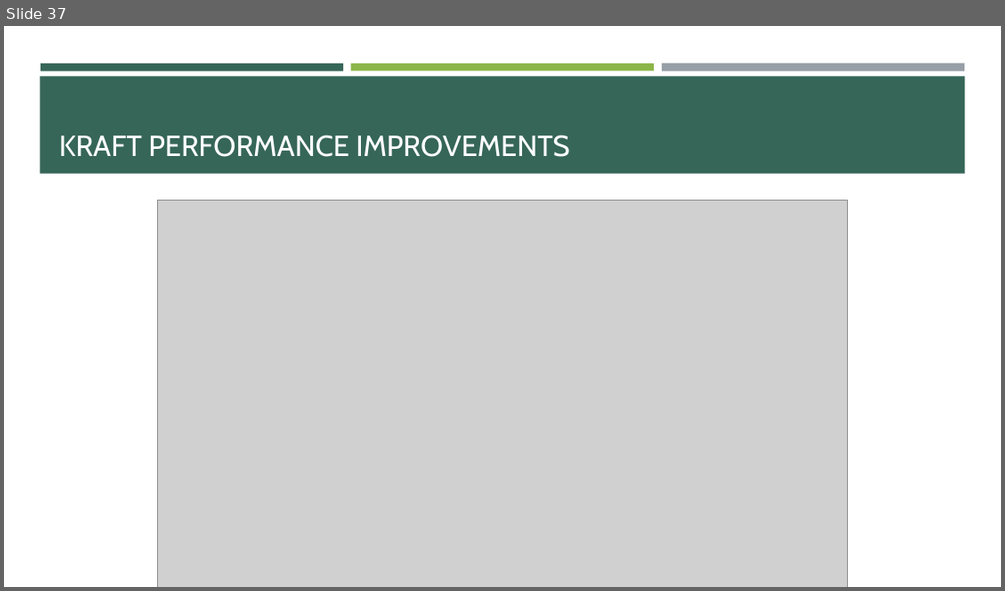
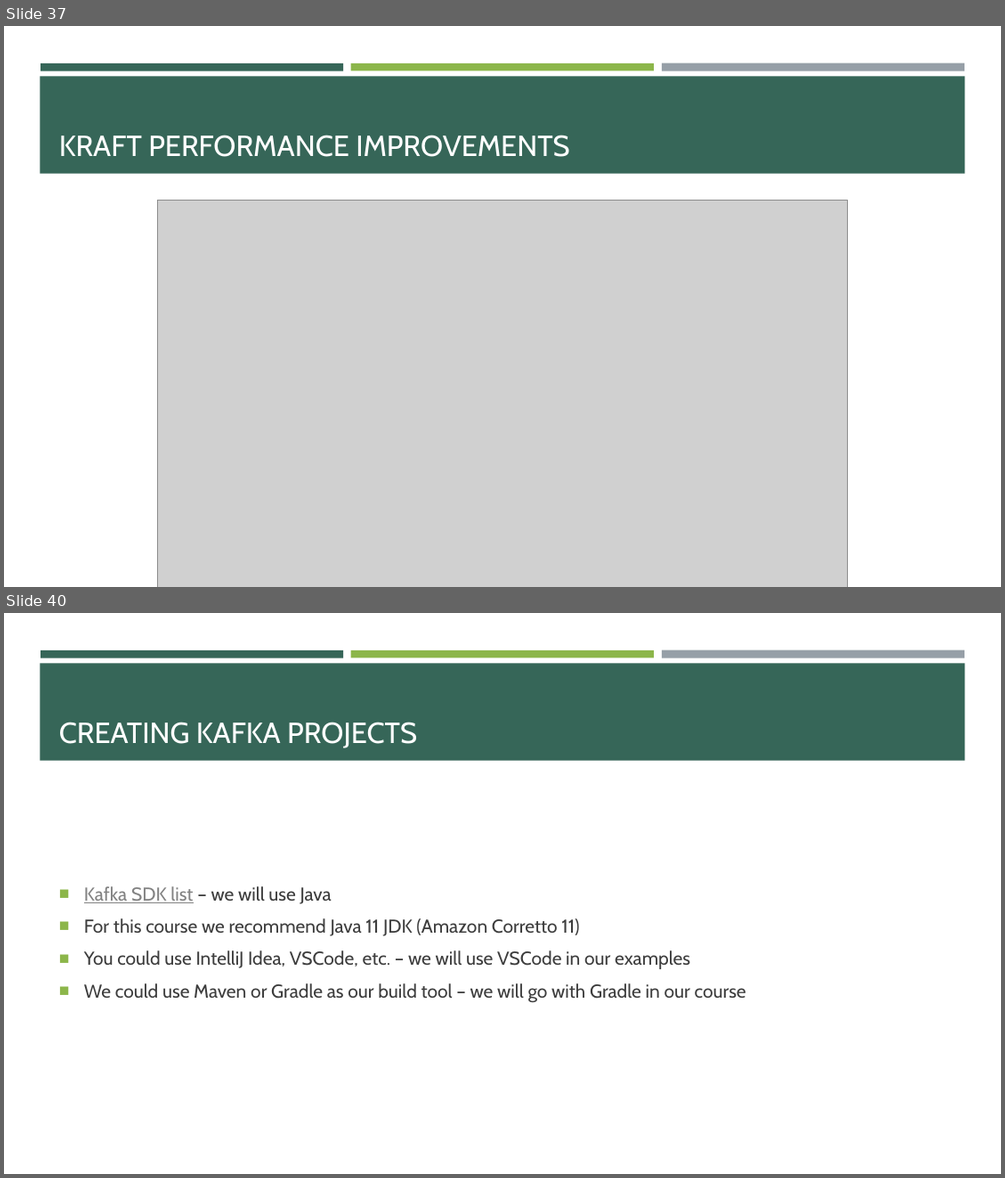
Before and after one commit to e-m-wilson/data_engineering, a slide deck: kafka/Kafka.pptx. Shown one above the other, each under a label of ours: slide 37 before the commit, slides 37 and 40 after it; the slides between them are not shown. The pictures are 1005x591 and 1005x1178 pixels, drawn with LibreOffice and Linux fonts; fonts in the diff are those of the drawing; grey boxes stand for pictures. Boxes give left, top, right and bottom in pixels: in the first picture for what was removed or moved away, otherwise in the second. Text is boxed around its words. In the diff, an @@ line names an element or a change of style, - is before the commit and + after.

```diff
--- a/kafka/Kafka.pptx
+++ b/kafka/Kafka.pptx
@@ slide 40 added at (4,613,1001,1174), background #FFFFFF; not listed: 4 template elements that a slide beside it also shows @@
@@ title added at (59,722,417,748), 28 pt, text #FFFFFF @@
+CREATING KAFKA PROJECTS
@@ text added at (84,886,746,1002), 18 pt, text #3D3D3D @@
+■ Kafka SDK list – we will use Java
+■ For this course we recommend Java 11 JDK (Amazon Corretto 11)
+■ You could use IntelliJ Idea, VSCode, etc. – we will use VSCode in our examples
+■ We could use Maven or Gradle as our build tool – we will go with Gradle in our course
```
Also in this commit, not shown: 2 slides changed, 6 other slides added, 21 other files.
